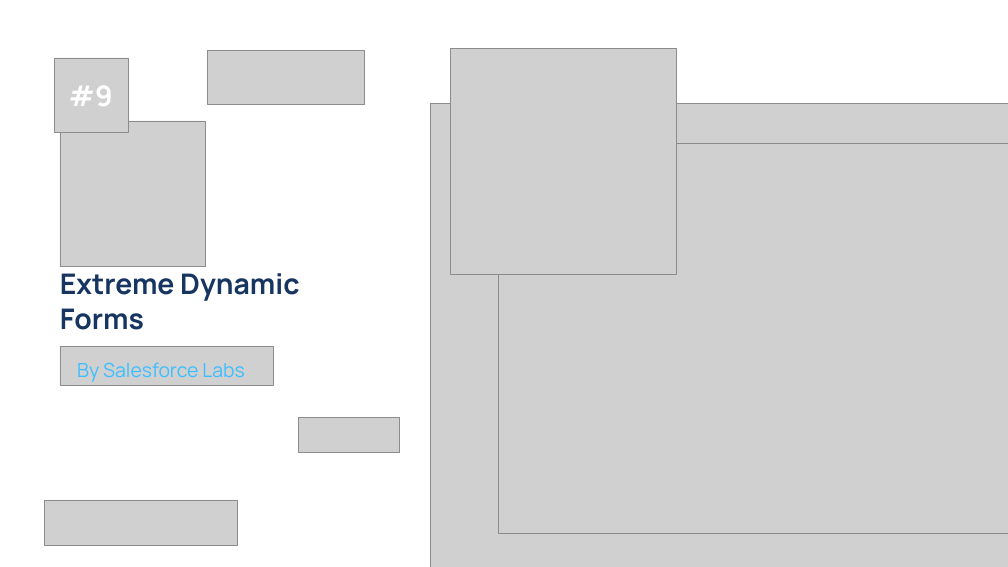
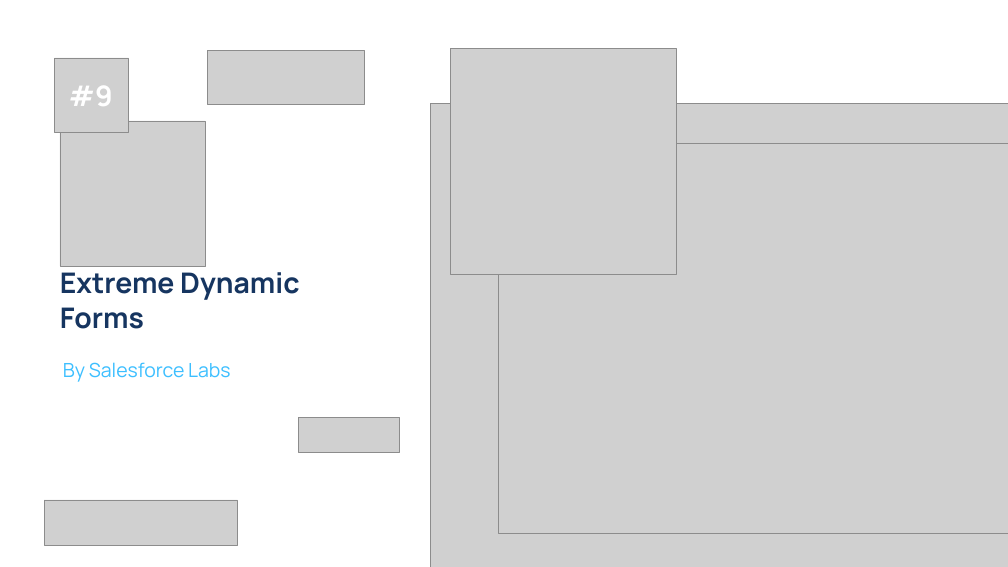
Before and after one commit to slovvpoke/presentation_generator, a slide deck: slide 10 of Copy of SFApps.info Best Apps Presentation Template.pptx. Drawn at 1008x567 pixels with LibreOffice and Linux fonts; fonts in the diff are those of the drawing; grey boxes stand for pictures. Boxes give left, top, right and bottom in pixels: in the first picture for what was removed or moved away, otherwise in the second. Text is boxed around its words. In the diff, an @@ line names an element or a change of style, - is before the commit and + after.

Commit message:
Change text alignment to right on closing slide in presentation template

```diff
--- a/Copy of SFApps.info Best Apps Presentation Template.pptx
+++ b/Copy of SFApps.info Best Apps Presentation Template.pptx
@@ picture removed at [60,347,274,386] @@
@@ text "By Salesforce Labs": place and size @@
-text "By Salesforce Labs" at [77,362,244,382]
+text "By Salesforce Labs" at [63,362,230,382]
```
Also in this commit, not shown: 10 other slides changed, 2 other files.
